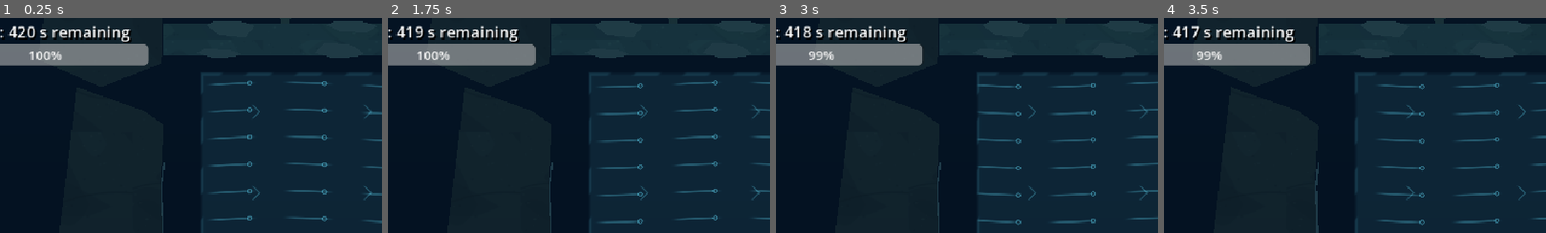
Above: before the commit, frames 1-4 (left to right).
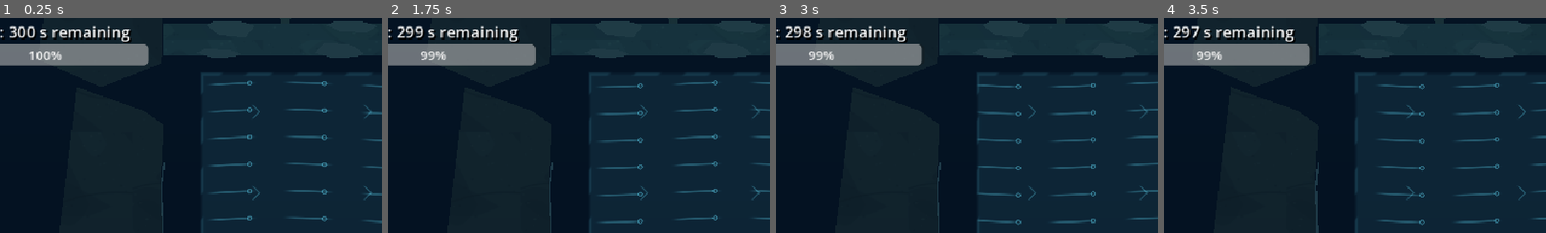
Above: after the commit, the same moments.

Repository: wahab-2002/surface-godot
Game: Godot game, scene res://scenes/level_2.tscn
Same seed, same stepped clock (60 frames per second), same inputs: the game is played once before the commit and once after it. This scene is started directly instead of the project's main scene. Sound files missing from this copy of the repository are replaced by a short silence.
Inputs:
- Up to frame 1 (0.25 s): no input
- Up to frame 2 (1.75 s): hold D (move_right) 0.53-1.28 s; hold A (move_left) from 1.28 s (still down)
- Up to frame 3 (3 s): release A (move_left) at 2.03 s; hold D (move_right) 2.03-2.78 s; hold Space (swim_up) from 2.78 s (still down)
- Up to frame 4 (3.5 s): keep holding Space (swim_up)
The pictures show only the part of the screen within x 10-60%, y 2-52%; the shares and areas given below are measured in that part.

The runs differ from the first frame. In frame 1, 0.2% of the frame differs, in the area x 2-8%, y 3-11%; in frame 2, 0.5%, in the area x 2-17%, y 3-20%; in frame 3, 0.3%; in frame 4, 0.3%.

Commit message:
Finalize game for submission

Diff:
--- a/scripts/level_2.gd
+++ b/scripts/level_2.gd
@@ -1,7 +1,7 @@
 extends Node2D
 
-# Generous first-playtest budget; tune after timing a complete run.
-@export_range(1.0, 600.0, 1.0, "or_greater", "suffix:s") var oxygen_duration: float = 420.0
+# Five minutes to reach the surface.
+@export_range(1.0, 600.0, 1.0, "or_greater", "suffix:s") var oxygen_duration: float = 300.0
 
 var oxygen_remaining: float
 var completed: bool = false
@@ -18,11 +18,10 @@
 
 	oxygen_remaining = maxf(oxygen_remaining - delta, 0.0)
 	if oxygen_remaining <= 0.0:
-		# A failed attempt restarts at the latest checkpoint with a fresh countdown.
-		$Player.respawn()
-		oxygen_remaining = oxygen_duration
-		$HUD/RetryMessage.show()
-		$RetryMessageTimer.start()
+		# Restart the level, including checkpoints and the oxygen countdown.
+		set_process(false)
+		get_tree().reload_current_scene.call_deferred()
+		return
 	update_oxygen_display()
 
 
